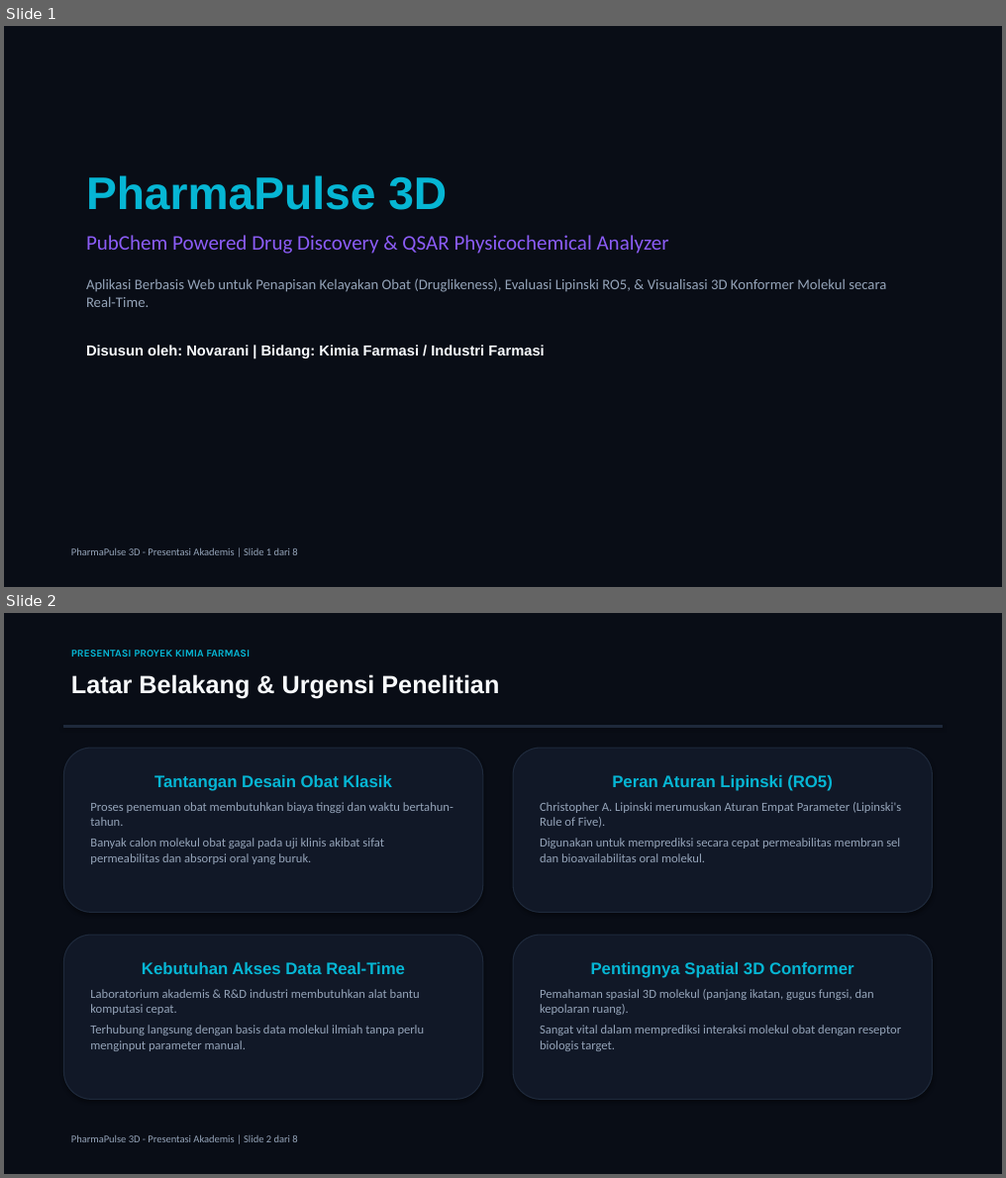
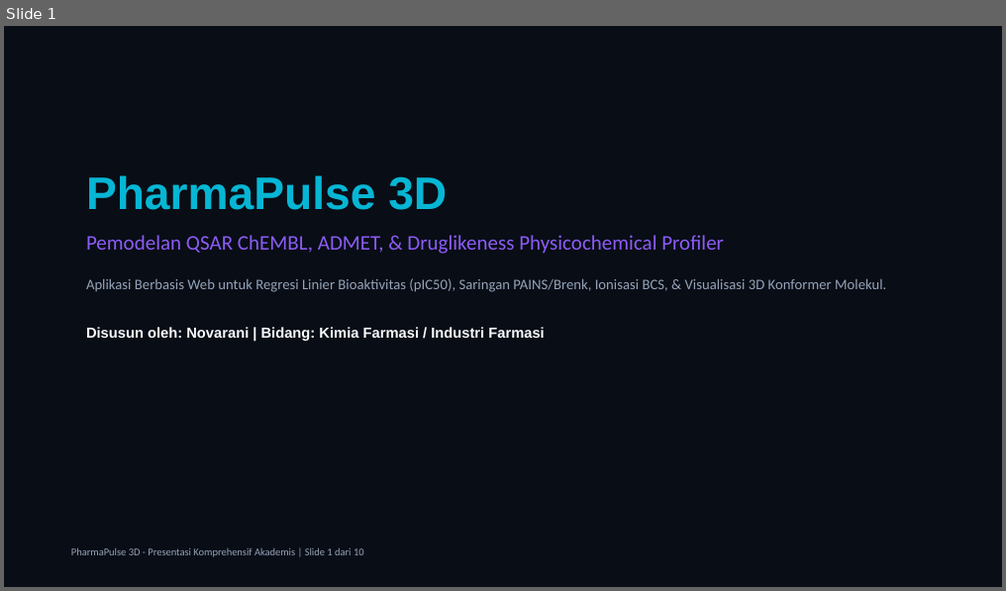
Before and after one commit to novarani1511/pharmapulse-3d, a slide deck: Presentasi_PharmaPulse_3D.pptx. Shown one above the other, each under a label of ours: slides 1 and 2 before the commit, slide 1 after it. The pictures are 1006x1178 and 1006x591 pixels, drawn with LibreOffice and Linux fonts; fonts in the diff are those of the drawing. Boxes give left, top, right and bottom in pixels: in the first picture for what was removed or moved away, otherwise in the second. Text is boxed around its words. In the diff, an @@ line names an element or a change of style, - is before the commit and + after.

Commit message:
Major Academic Upgrade: ChEMBL QSAR Modeling, SwissADME Radar, PAINS Alerts, BCS Ionization, & SwissADME Validation Table

```diff
--- a/Presentasi_PharmaPulse_3D.pptx
+++ b/Presentasi_PharmaPulse_3D.pptx
@@ slide 2 removed at box(4, 613, 1002, 1174), background #090D16 @@
@@ text removed at box(71, 650, 250, 657) @@
-PRESENTASI PROYEK KIMIA FARMASI
@@ text removed at box(71, 674, 499, 699) @@
-Latar Belakang & Urgensi Penelitian
@@ rectangle removed at box(63, 725, 943, 727) @@
@@ rounded rectangle removed at box(63, 748, 483, 912) @@
-Tantangan Desain Obat Klasik
-Proses penemuan obat membutuhkan biaya tinggi dan waktu bertahun-tahun.
-Banyak calon molekul obat gagal pada uji klinis akibat sifat permeabilitas dan absorpsi oral yang buruk.
@@ rounded rectangle removed at box(513, 748, 933, 912) @@
-Peran Aturan Lipinski (RO5)
-Christopher A. Lipinski merumuskan Aturan Empat Parameter (Lipinski's Rule of Five).
-Digunakan untuk memprediksi secara cepat permeabilitas membran sel dan bioavailabilitas oral molekul.
@@ rounded rectangle removed at box(63, 935, 483, 1100) @@
-Kebutuhan Akses Data Real-Time
-Laboratorium akademis & R&D industri membutuhkan alat bantu komputasi cepat.
-Terhubung langsung dengan basis data molekul ilmiah tanpa perlu menginput parameter manual.
@@ rounded rectangle removed at box(513, 935, 933, 1100) @@
-Pentingnya Spatial 3D Conformer
-Pemahaman spasial 3D molekul (panjang ikatan, gugus fungsi, dan kepolaran ruang).
-Sangat vital dalam memprediksi interaksi molekul obat dengan reseptor biologis target.
@@ text removed at box(71, 1135, 297, 1143) @@
-PharmaPulse 3D - Presentasi Akademis | Slide 2 dari 8
@@ slide 1 changed as well @@
@@ text at box(86, 235, 886, 292): text changed @@
-PubChem Powered Drug Discovery & QSAR Physicochemical Analyzer
-Aplikasi Berbasis Web untuk Penapisan Kelayakan Obat (Druglikeness), Evaluasi Lipinski RO5, & Visualisasi 3D Konformer Molekul secara Real-Time.
+Pemodelan QSAR ChEMBL, ADMET, & Druglikeness Physicochemical Profiler
+Aplikasi Berbasis Web untuk Regresi Linier Bioaktivitas (pIC50), Saringan PAINS/Brenk, Ionisasi BCS, & Visualisasi 3D Konformer Molekul.
@@ text at box(71, 548, 364, 558): text changed @@
-PharmaPulse 3D - Presentasi Akademis | Slide 1 dari 8
+PharmaPulse 3D - Presentasi Komprehensif Akademis | Slide 1 dari 10
```
Also in this commit, not shown: 4 other slides changed, 5 slides added, 2 other slides removed, 5 other files.
